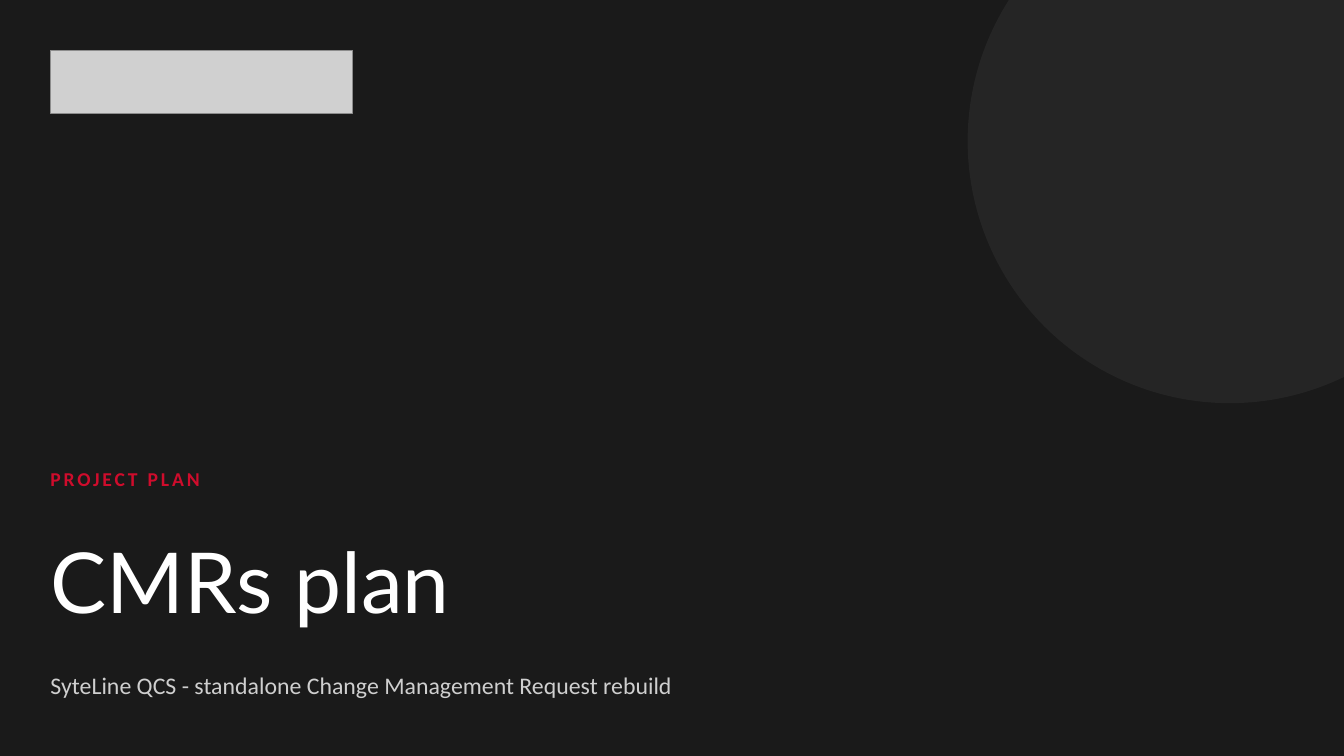
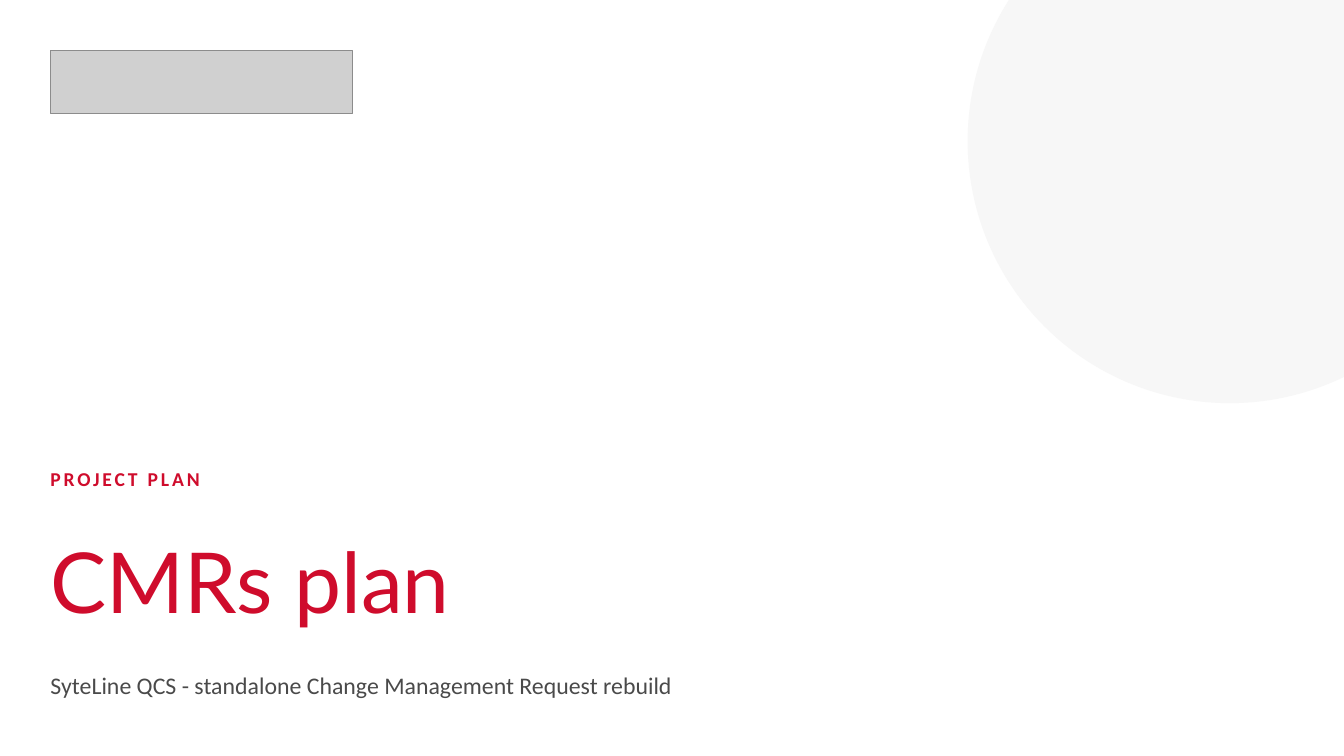
Before and after one commit to Enflite/eCMRs, a slide deck: slide 1 of docs/presentations/eCMRs_plan.pptx. Drawn at 1344x756 pixels with LibreOffice and Linux fonts; fonts in the diff are those of the drawing; grey boxes stand for pictures. Boxes give left, top, right and bottom in pixels: in the first picture for what was removed or moved away, otherwise in the second. Text is boxed around its words. In the diff, an @@ line names an element or a change of style, - is before the commit and + after.

```diff
--- a/docs/presentations/eCMRs_plan.pptx
+++ b/docs/presentations/eCMRs_plan.pptx
@@ background #1A1A1A to #FFFFFF @@
@@ ellipse at box(968, 0, 1344, 403): fill #252525 to #F7F7F7 @@
@@ text "CMRs plan" at box(50, 551, 450, 628): text colour #FFFFFF to #CF0C2C @@
@@ text "SyteLine QCS - standalone Change ..." at box(50, 677, 671, 698): text colour #CFCFCF to #4A4A4A @@
```
Also in this commit, not shown: 12 other slides changed, 1 slide added.
